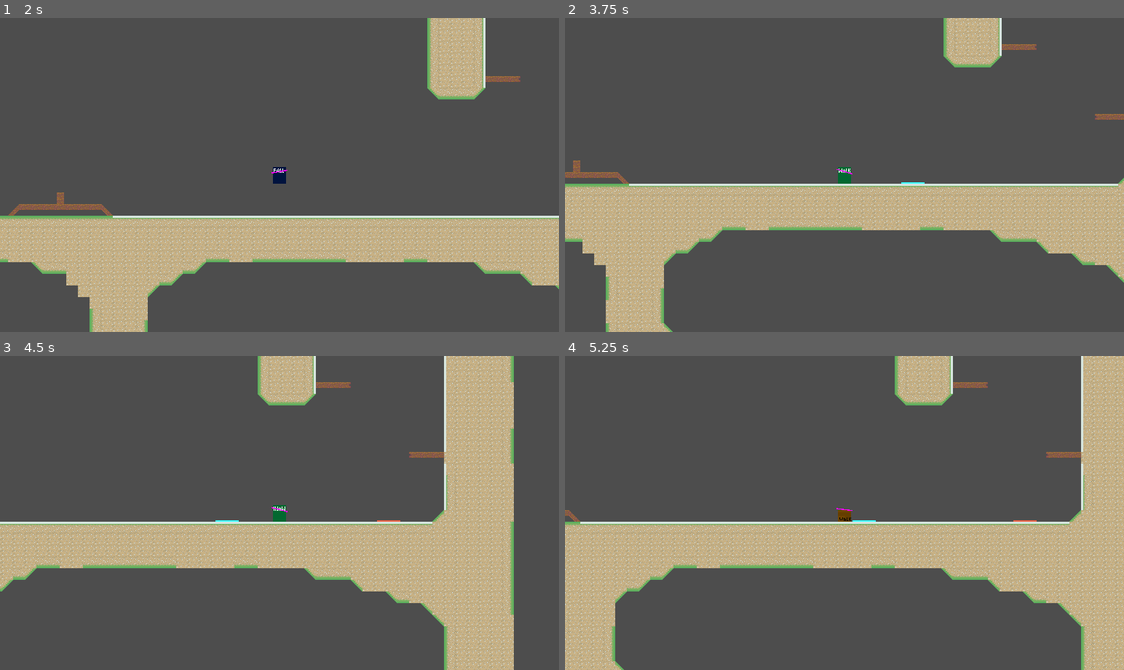
Above: before the commit, frames 1-4 (two rows, left to right).
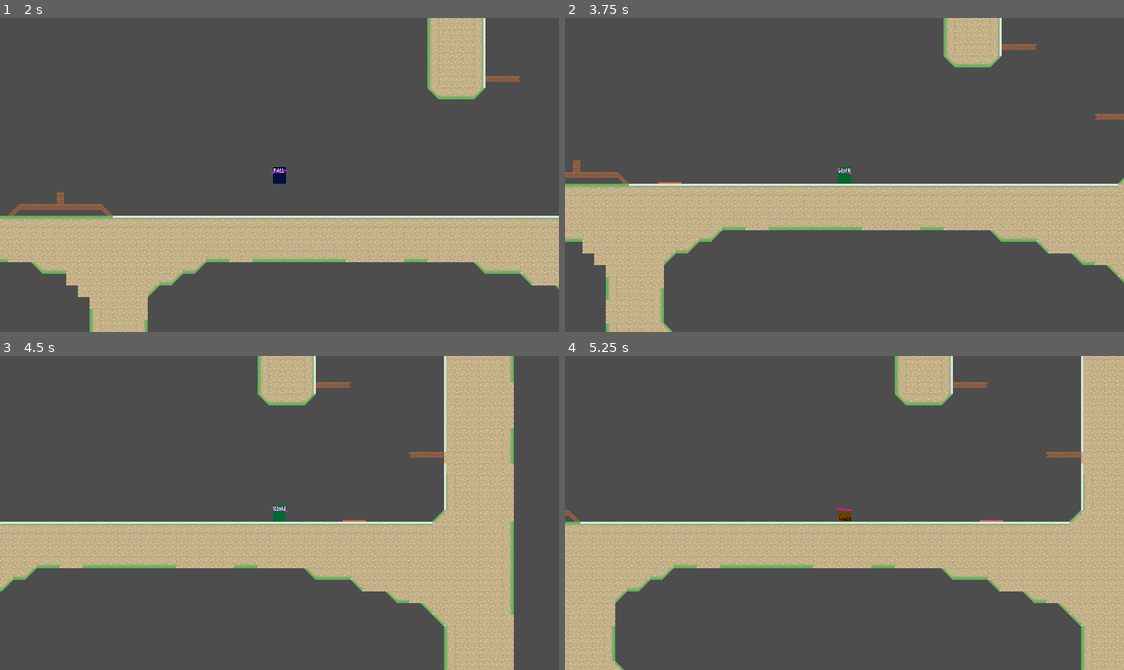
Above: after the commit, the same moments.

Repository: haruo-gabriel/portal2d
Game: Godot game, scene res://levels/level_1/level_scene.tscn
Same seed, same stepped clock (60 frames per second), same inputs: the game is played once before the commit and once after it.
Inputs (mouse positions are in pixels of both pictures, inside the frame that each line leads up to):
- Up to frame 1 (2 s): tap Enter at 0.5 s; move the mouse to (402, 159) at 0.52 s; hold Shift (crouch) 0.53-1.28 s; hold D (move_right) from 0.53 s (still down); tap Space (jump) at 0.77, 1.52 s; move the mouse to (167, 190) at 1.27 s; click (167, 190) at 1.35 s
- Up to frame 2 (3.75 s): move the mouse to (900, 105) at 2.02 s; release D (move_right) at 2.03 s; hold A (move_left) 2.03-2.78 s; right-click (900, 105) at 2.1 s; move the mouse to (816, 237) at 2.77 s; hold D (move_right) from 2.78 s (still down); tap Shift (crouch) at 2.85 s; tap Space (jump) at 3.02 s; move the mouse to (1012, 222) at 3.52 s; click (1012, 222) at 3.6 s
- Up to frame 3 (4.5 s): tap Space (jump) at 3.77 s; move the mouse to (111, 465) at 4.27 s; release D (move_right) at 4.28 s; hold A (move_left) from 4.28 s (still down); right-click (111, 465) at 4.35 s
- Up to frame 4 (5.25 s): tap Space (jump) at 4.52 s; move the mouse to (872, 513) at 5.02 s; release A (move_left) at 5.03 s; hold D (move_right) from 5.03 s (still down); hold Shift (crouch) from 5.03 s (still down)

Frame 1 is identical in both runs. In frame 2, less than 0.1% of the frame differs, in the area x 16-65%, y 52-53%; in frame 3, less than 0.1%, in the area x 38-72%, y 52-53%; in frame 4, less than 0.1%.

Commit message:
Removing redundancies

Diff:
--- a/godot project/characters/player/player.tscn
+++ b/godot project/characters/player/player.tscn
@@ -10,7 +10,6 @@
 [ext_resource type="Texture2D" uid="uid://bnsio32wsnc1g" path="res://characters/player/sprites/walk.png" id="8_3qtfq"]
 [ext_resource type="Texture2D" uid="uid://dg0ekhbkfqyvs" path="res://characters/player/sprites/walk crouch.png" id="9_qfl83"]
 [ext_resource type="Script" path="res://characters/player/scripts/animation_player.gd" id="22_j0vq1"]
-[ext_resource type="Script" path="res://characters/player/scripts/ray_cast.gd" id="24_ds6al"]
 [ext_resource type="Script" path="res://characters/common/health.gd" id="25_a7xhi"]
 [ext_resource type="Script" path="res://characters/player/scripts/portal_caster.gd" id="26_tat2q"]
 [ext_resource type="Script" path="res://characters/common/finite_state_machine/state_machine.gd" id="27_h2hio"]
@@ -174,11 +173,9 @@
 script = ExtResource("22_j0vq1")
 player = NodePath("..")
 
-[node name="RayCast2D" type="RayCast2D" parent="." node_paths=PackedStringArray("player")]
+[node name="RayCast2D" type="RayCast2D" parent="."]
 position = Vector2(0, -17)
 target_position = Vector2(-200, 2.08165e-12)
-script = ExtResource("24_ds6al")
-player = NodePath("..")
 
 [node name="Health" type="Node" parent="."]
 script = ExtResource("25_a7xhi")
--- a/godot project/characters/player/scripts/portal_caster.gd
+++ b/godot project/characters/player/scripts/portal_caster.gd
@@ -6,7 +6,6 @@
 
 @onready var raycast: RayCast2D = player.get_node("RayCast2D")
 @onready var tile_map: TileMap = player.get_parent().get_node("TileMap")
-@onready var space_state: PhysicsDirectSpaceState2D = player.get_world_2d().direct_space_state
 
 # Portal size in pixels
 const PORTAL_SIZE_P: float = GameConstants.PORTAL_SIZE * GameConstants.TILE_SIZE
@@ -24,9 +23,6 @@
 	var y: int = floor(pos[1] / GameConstants.TILE_SIZE)
 
 	return Vector2i(x, y)
-
-func fix_pos(pos: Vector2, normal: Vector2) -> Vector2:
-	return pos - normal
 
 func is_valid_point(pos: Vector2) -> bool:
 
@@ -64,6 +60,8 @@
 func get_portal(type: PortalsConstants.PortalType) -> Array:
 	"""Returns `position` and `normal` of the portal or an empty array if an invalid spot"""
 
+	raycast.target_position = 1000 * Vector2(cos(player.angle), sin(player.angle))
+
 	var hit: Vector2 = raycast.get_collision_point()
 	var normal: Vector2 = raycast.get_collision_normal()
 
--- a/godot project/characters/player/scripts/ray_cast.gd
+++ /dev/null
@@ -1,10 +0,0 @@
-
-extends RayCast2D
-
-@export var player: Player
-
-func _ready() -> void:
-	pass
-
-func _process(_delta: float) -> void:
-	target_position = 1000 * Vector2(cos(player.angle), sin(player.angle))
Not shown: 1 places in godot project/characters/player/player.tscn that only renumber resources
